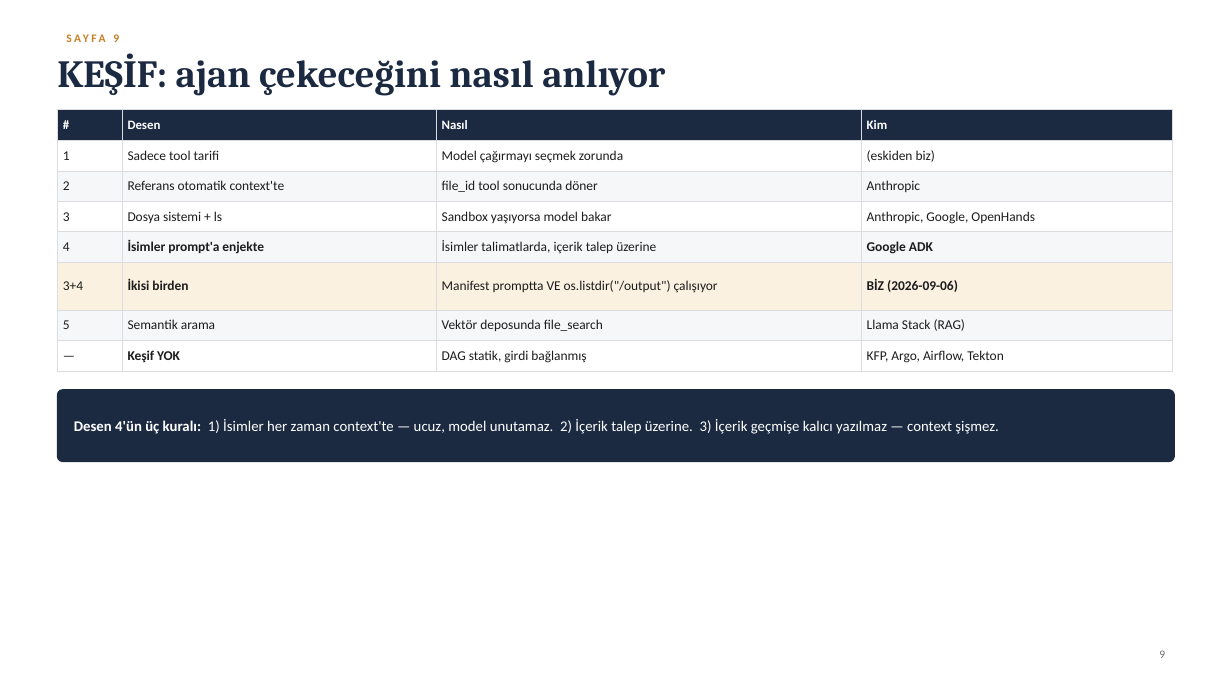
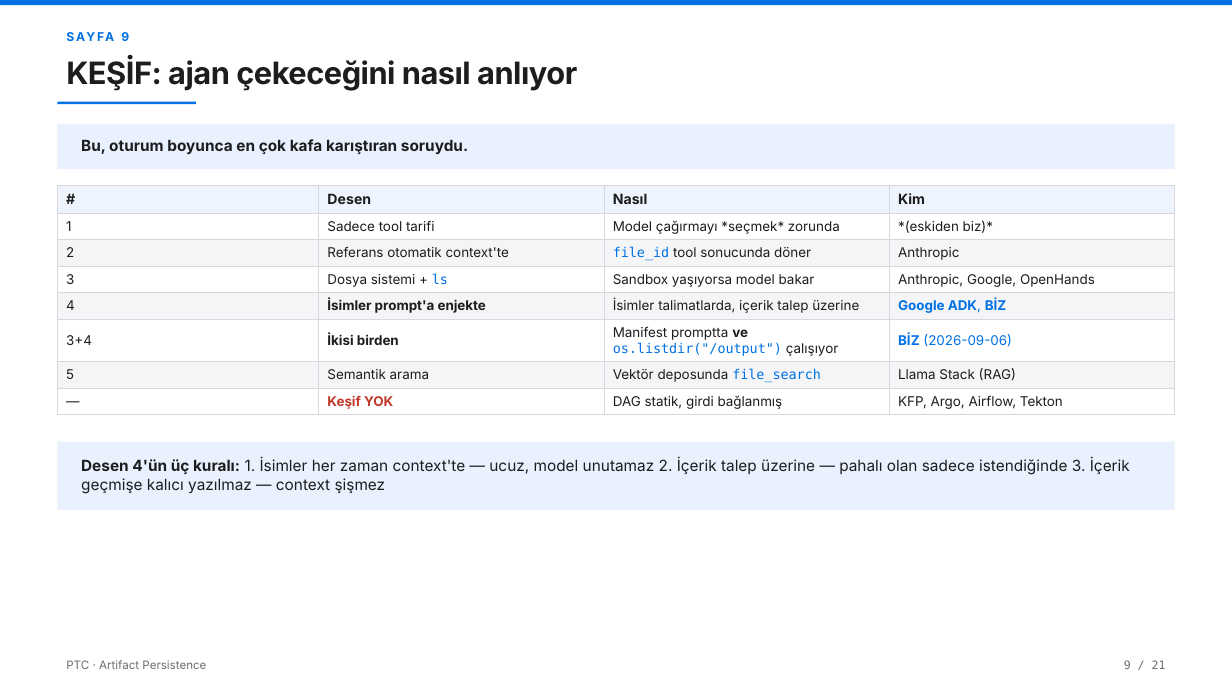
Before and after one commit to AltanReisoglu/Data-Science-Reports, a slide deck: slide 12 of ptc_art/PTC_Sunum_Karsilastirma.pptx (slide 10 before the commit). Drawn at 1232x693 pixels with LibreOffice and Linux fonts; fonts in the diff are those of the drawing. Boxes give left, top, right and bottom in pixels: in the first picture for what was removed or moved away, otherwise in the second. Text is boxed around its words. In the diff, an @@ line names an element or a change of style, - is before the commit and + after.

```diff
--- a/ptc_art/PTC_Sunum_Karsilastirma.pptx
+++ b/ptc_art/PTC_Sunum_Karsilastirma.pptx
@@ rectangle added at (x1=0, y1=0, x2=1232, y2=6), fill #0071E3 @@
@@ text "SAYFA 9" at (x1=121, y1=32, x2=129, y2=41): size 9 to 9.5 pt, font Calibri to Inter, text colour #C87F26 to #0071E3, letter spacing 2 to 1.6 pt @@
@@ text "KEŞİF: ajan çekeceğini nasıl anlıyor" at (x1=66, y1=58, x2=577, y2=91): size 30 to 24 pt, font Cambria to Inter, text colour #1B2A41 to #1D1D1F, letter spacing 0 to -0.4 pt @@
@@ rectangle added at (x1=57, y1=102, x2=196, y2=104), fill #0071E3 @@
@@ rectangle added at (x1=57, y1=124, x2=1175, y2=169), fill #E8F1FD @@
@@ text added at (x1=81, y1=139, x2=468, y2=154), 12 pt, text #1D1D1F, bold @@
+Bu, oturum boyunca en çok kafa karıştıran soruydu.
@@ table at (x1=57, y1=186, x2=1176, y2=413) @@
-row 2, column 3: Model çağırmayı seçmek zorunda
+row 2, column 3: Model çağırmayı *seçmek* zorunda
-row 2, column 4: (eskiden biz)
+row 2, column 4: *(eskiden biz)*
-row 5, column 4: Google ADK
+row 5, column 4: Google ADK, BİZ
@@ row 6, column 3: "Manifest promptta VE os.listdir("/output") çalışıyor" to "Manifest promptta ve os.listdir("/output") çalışıyor" @@
@@ fill #1B2A41 to #EEF4FD in row 1 @@
@@ fill #F6F7F9 to #F5F5F7 in 12 cells @@
@@ fill #FBF1E0 to #FFFFFF in row 6 @@
@@ size 10 to 11 pt, text colour #FFFFFF to #1D1D1F in "#", "Desen", "Nasıl", "Kim" @@
@@ font Calibri to Inter in "#", "Desen", "Nasıl", "Kim" and 24 more places @@
@@ font Calibri to DejaVu Sans Mono in "file_id", "ls", "file_search" @@
@@ text colour #1D1D1F to #0071E3 in "file_id", "ls", "BİZ (2026-09-06)", "file_search" @@
@@ bold off in "(2026-09-06)" @@
@@ text colour #1D1D1F to #C0392B in "Keşif YOK" @@
@@ borders changed @@
@@ table resized from (x1=57, y1=109, x2=1173, y2=367) to (x1=57, y1=186, x2=1176, y2=413) @@
@@ rounded rectangle removed at (x1=57, y1=390, x2=1175, y2=462) @@
@@ rectangle added at (x1=57, y1=442, x2=1175, y2=510), fill #E8F1FD @@
@@ text at (x1=81, y1=458, x2=1130, y2=494): text changed; size 11.5 to 12 pt; font Calibri to Inter; text colour #FFFFFF to #1D1D1F @@
-Desen 4'ün üç kuralı: 1) İsimler her zaman context'te — ucuz, model unutamaz. 2) İçerik talep üzerine. 3) İçerik geçmişe kalıcı yazılmaz — context şişmez.
+Desen 4'ün üç kuralı: 1. İsimler her zaman context'te — ucuz, model unutamaz 2. İçerik talep üzerine — pahalı olan sadece istendiğinde 3. İçerik geçmişe kalıcı yazılmaz — context şişmez
@@ text added at (x1=66, y1=660, x2=206, y2=669), 9 pt, text #6E6E73 @@
+PTC · Artifact Persistence
@@ text at (x1=1124, y1=660, x2=1166, y2=669): text changed; font Calibri to DejaVu Sans Mono @@
-9
+9 / 21
```
Also in this commit, not shown: 15 other slides changed, 12 slides added, 1 slide removed, 2 other files.
